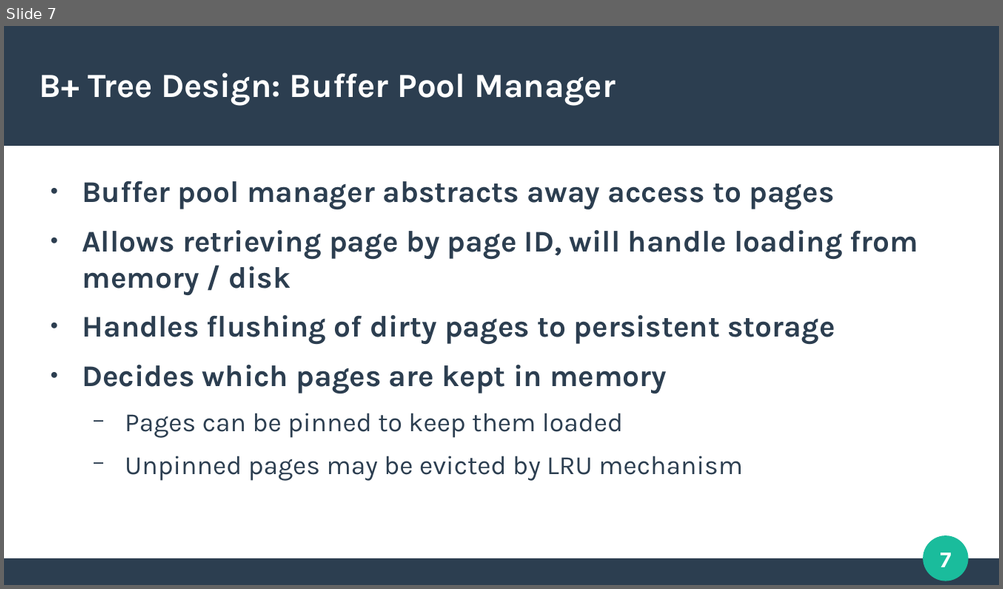
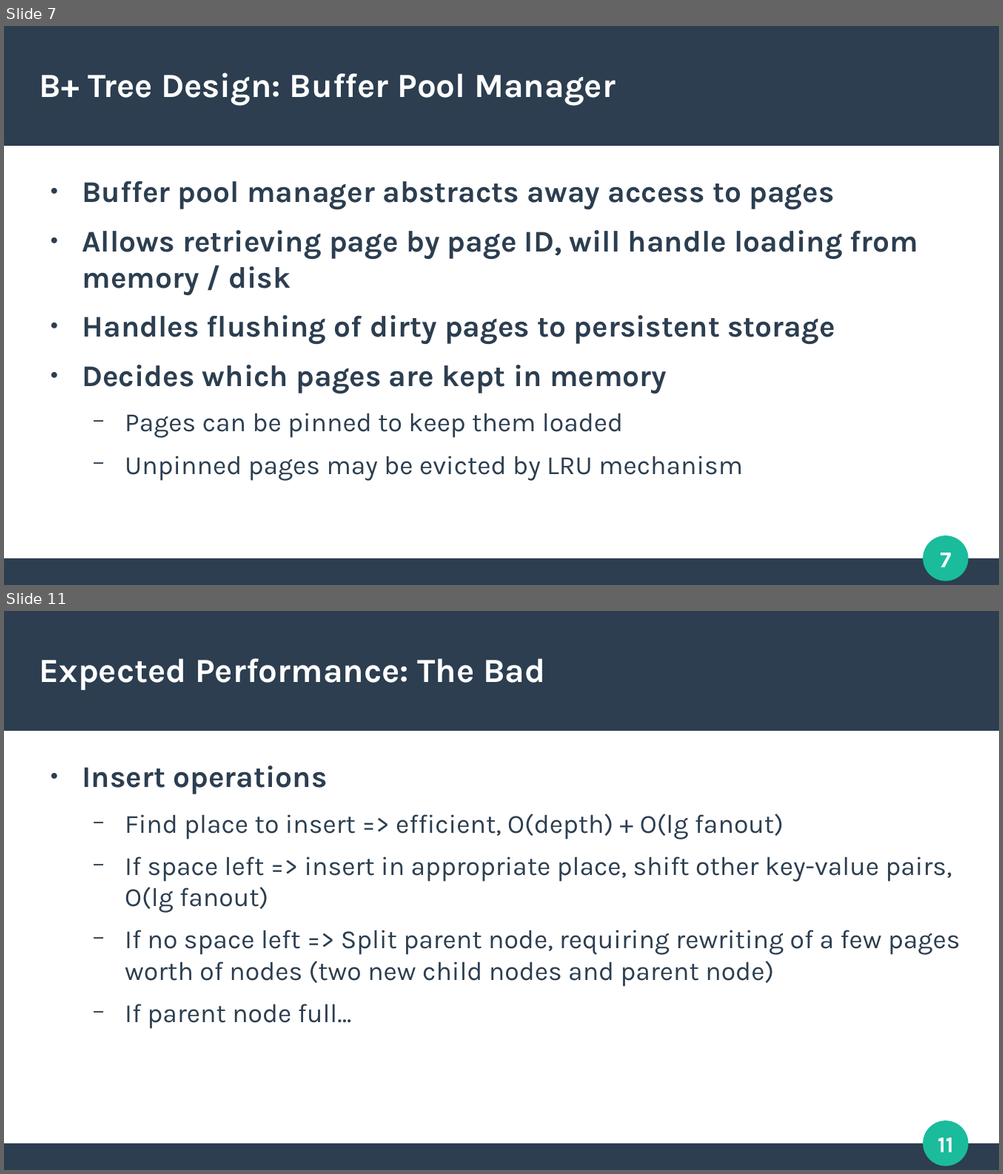
Before and after one commit to tobiasfamos/KVStore, a slide deck: presentation/presentation.odp. Shown one above the other, each under a label of ours: slide 7 before the commit, slides 7 and 11 after it; the slides between them are not shown. The pictures are 1003x589 and 1003x1174 pixels, drawn with LibreOffice and Linux fonts; fonts in the diff are those of the drawing. Boxes give left, top, right and bottom in pixels: in the first picture for what was removed or moved away, otherwise in the second. Text is boxed around its words. In the diff, an @@ line names an element or a change of style, - is before the commit and + after.

```diff
--- a/presentation/presentation.odp
+++ b/presentation/presentation.odp
@@ slide 11 added at (4, 611, 999, 1170), background #FFFFFF; not listed: 4 template elements that a slide beside it also shows @@
@@ title added at (40, 658, 545, 690), 27 pt, text #FFFFFF, bold @@
+Expected Performance: The Bad
@@ text added at (82, 766, 959, 1029), 21 pt, text #2C3E50 @@
+● Insert operations
+  − Find place to insert => efficient, O(depth) + O(lg fanout)
+  − If space left => insert in appropriate place, shift other key-value pairs, O(lg fanout)
+  − If no space left => Split parent node, requiring rewriting of a few pages worth of nodes (two new child nodes and parent node)
+  − If parent node full...
```
Also in this commit, not shown: 5 slides changed, 4 other slides added, 2 slides removed, 3 other files.
